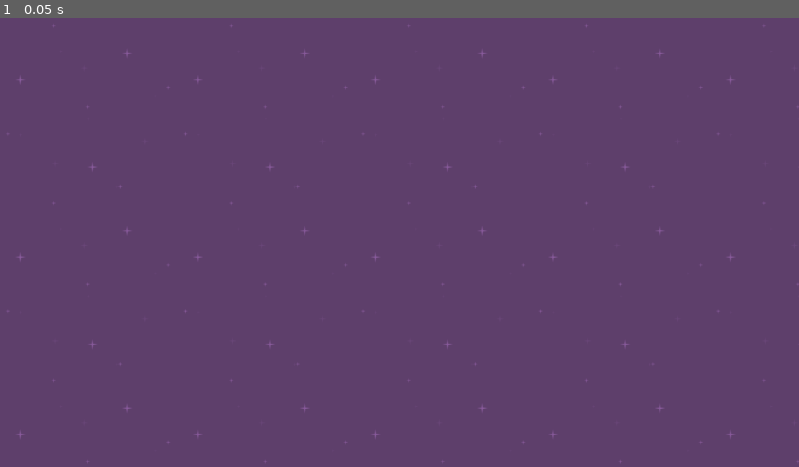
Above: before the commit, frame 1.
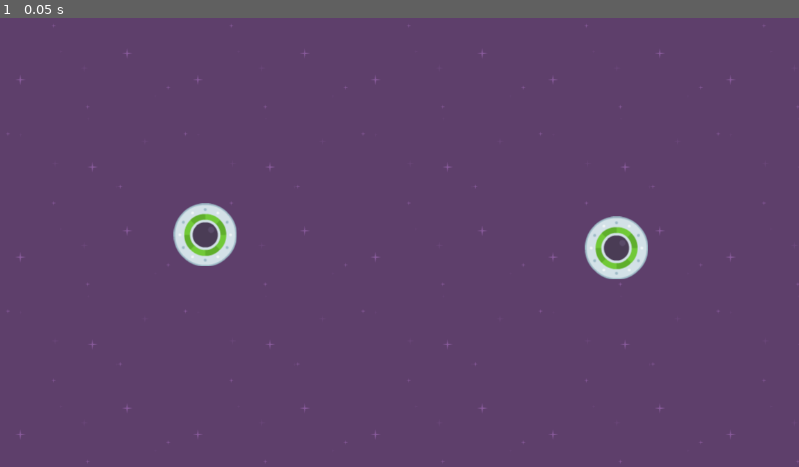
Above: after the commit, the same moment.

Repository: SchooWorkspace/udemy_godot_4_2d_course_practice
Game: Godot game, scene res://Scenes/level_1.tscn
The game is run twice, just before and just after one commit, with the same random seed, the same clock (stepped at 60 frames per second) and the same inputs.
Inputs:
- Up to frame 1 (0.05 s): no input

The runs differ from the first frame. In frame 1, 1.5% of the frame differs, in the area x 21-82%, y 41-59%.

Commit message:
adding enemies

Diff:
--- a/speedy_saucer/Scenes/level_1.tscn
+++ b/speedy_saucer/Scenes/level_1.tscn
@@ -1,6 +1,7 @@
-[gd_scene load_steps=2 format=3 uid="uid://bnar5svpqghqj"]
+[gd_scene load_steps=3 format=3 uid="uid://bnar5svpqghqj"]
 
 [ext_resource type="Texture2D" uid="uid://06aor2v2op1j" path="res://Assets/purple.png" id="1_6ljhc"]
+[ext_resource type="PackedScene" uid="uid://b5tux6ep17kf3" path="res://Scenes/player.tscn" id="2_y4rgs"]
 
 [node name="Level1" type="Node2D"]
 
@@ -9,3 +10,9 @@
 offset_bottom = 648.0
 texture = ExtResource("1_6ljhc")
 stretch_mode = 1
+
+[node name="Player" parent="." instance=ExtResource("2_y4rgs")]
+position = Vector2(296, 313)
+
+[node name="Player2" parent="." instance=ExtResource("2_y4rgs")]
+position = Vector2(889, 332)
Renamed: speedy_saucer/Scenes/ufo.tscn -> speedy_saucer/Scenes/player.tscn
